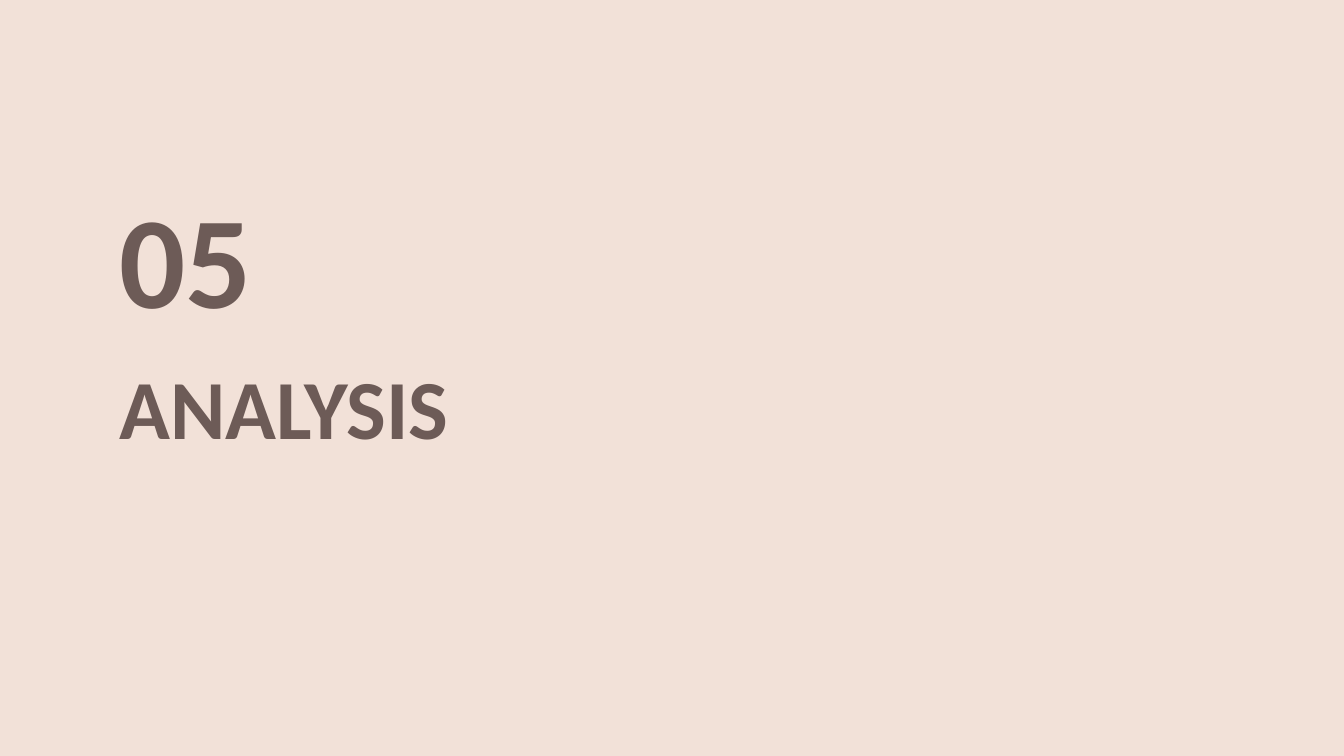
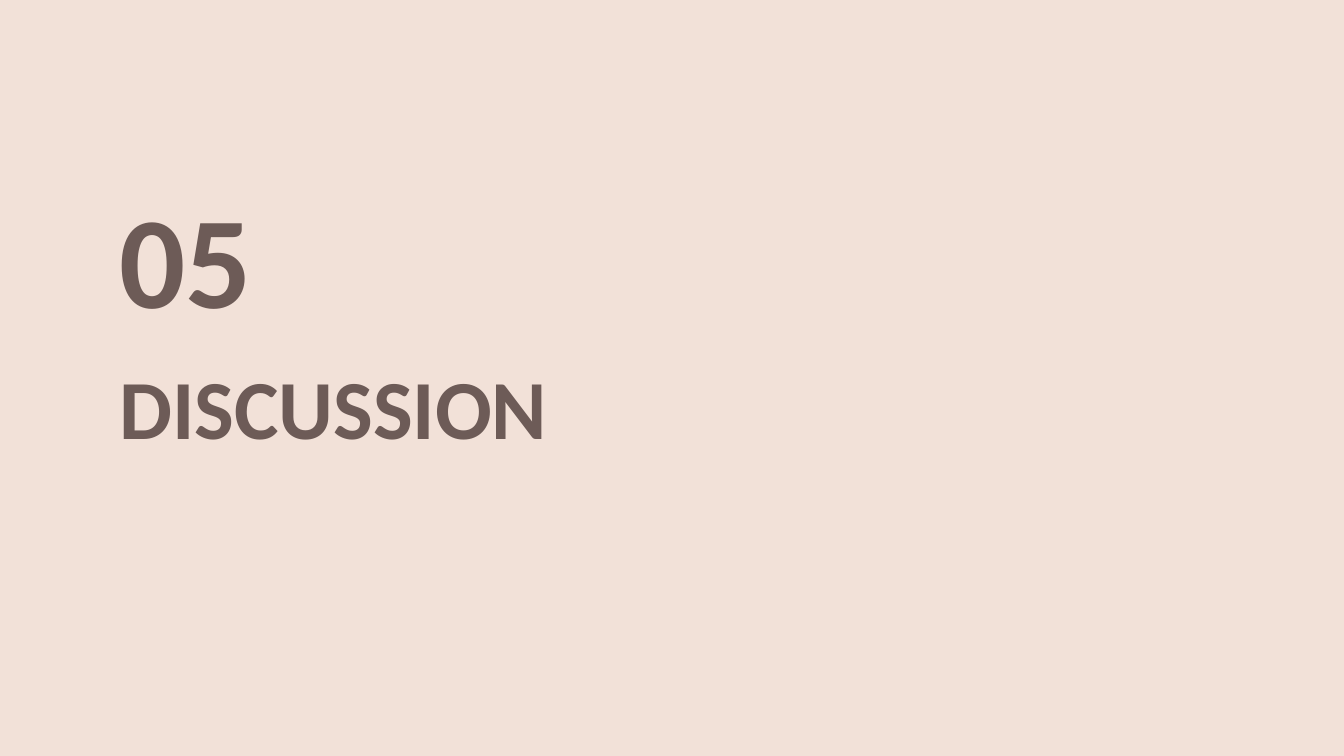
Before and after one commit to jakhin03/optimization_exam_scheduling_large_sized, a slide deck: slide 44 of Presentation/Exam time table large sized.pptx. Drawn at 1344x756 pixels with LibreOffice and Linux fonts; fonts in the diff are those of the drawing; background and template pictures are left out. Boxes give left, top, right and bottom in pixels: in the first picture for what was removed or moved away, otherwise in the second. Text is boxed around its words. In the diff, an @@ line names an element or a change of style, - is before the commit and + after.

```diff
--- a/Presentation/Exam time table large sized.pptx
+++ b/Presentation/Exam time table large sized.pptx
@@ title at [119, 384, 547, 440]: text changed @@
-ANALYSIS
+DISCUSSION
```
Also in this commit, not shown: 1 other slide changed, 5 other files.
